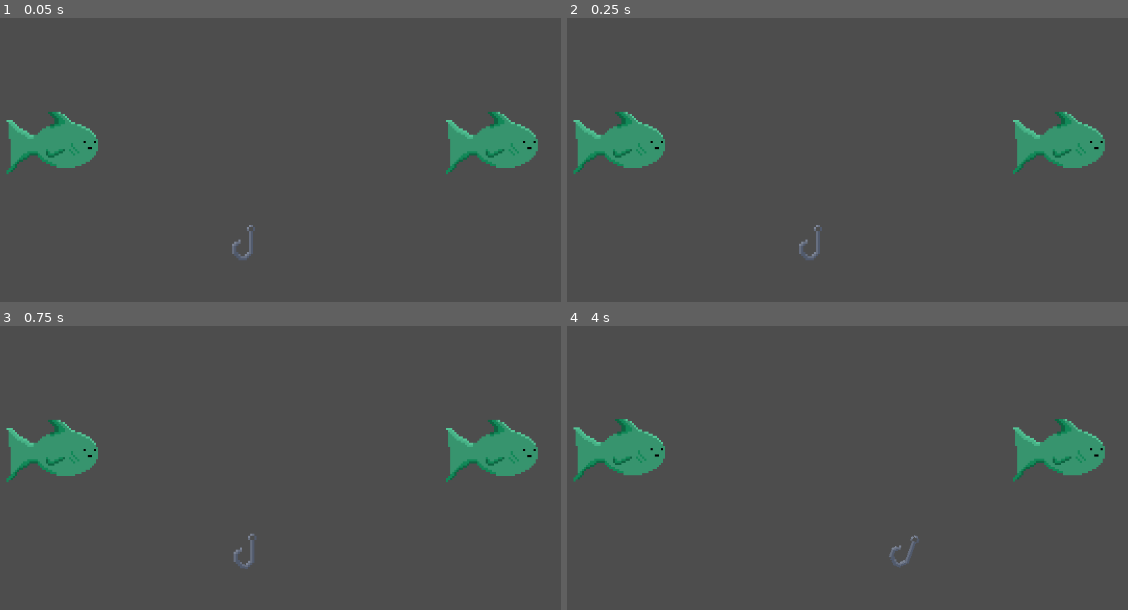
Above: before the commit, frames 1-4 (two rows, left to right).
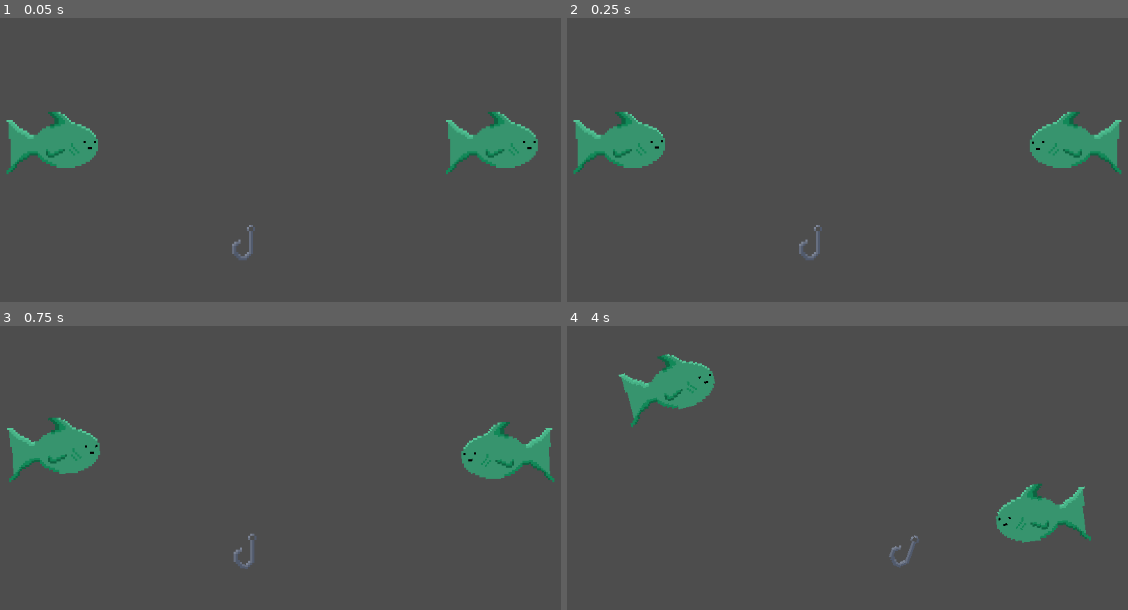
Above: after the commit, the same moments.

Repository: jem557/wizard-fishing
Game: Godot game, scene res://Main.tscn
The game is run twice, just before and just after one commit, with the same random seed, the same clock (stepped at 60 frames per second) and the same inputs.
Inputs (mouse positions are in pixels of both pictures, inside the frame that each line leads up to):
- Up to frame 1 (0.05 s): no input
- Up to frame 2 (0.25 s): no input
- Up to frame 3 (0.75 s): move the mouse to (420, 527) at 0.52 s; hold D (right) from 0.53 s (still down); click (420, 527) at 0.6 s
- Up to frame 4 (4 s): right-click (987, 527) at 0.8 s; move the mouse to (651, 573) at 1.27 s; release D (right) at 1.28 s; hold A (left) 1.28-2.03 s; right-click (651, 573) at 1.35 s; click (651, 573) at 1.55 s; move the mouse to (892, 450) at 2.02 s; hold D (right) 2.03-3.53 s; click (892, 450) at 2.1 s; right-click (892, 450) at 2.3 s; move the mouse to (outside the picture) at 2.77 s; tap Ctrl (lower) at 2.85 s; click (outside the picture) at 3.05 s; move the mouse to (outside the picture) at 3.52 s; hold A (left) from 3.53 s (still down); hold Space (reel) from 3.53 s (still down); right-click (outside the picture) at 3.8 s

Frame 1 is identical in both runs. In frame 2, 1.6% of the frame differs, in the area x 15-99%, y 33-55%; in frame 3, 2.3%; in frame 4, 8.5%, in the area x 1-96%, y 9-77%.
Error before the commit: Invalid access to property or key 'dead' on a base object of type 'Nil'. (res://Scripts/States/Fish)

Commit message:
Add StaminaComponent and implement FishFight
Introduce a StaminaComponent and integrate stamina-based fight mechanics for fish. Carp scene updated to include a StaminaComponent and stamina-related stats; Fish class and State base now expose stamina. Added new FishFight state (and FishDead file) to handle attached/fight behavior using stamina and strength comparisons, and swapped transitions from idle/wander to FishFight when attached. HealthComponent refactored to store base_str, recalc strength from hp ratio, and added calc_dif; update_str signature changed. AttachmentComponent renamed lock_position params for clarity. Hook/StandardHook now expose stats and include a test 'heal' input branch; Main.tscn toggles Area2D monitoring off. EntityUtils now initializes stamina_component, and StateMachine prints transitions for debugging.

Diff:
--- a/Main.tscn
+++ b/Main.tscn
@@ -23,6 +23,7 @@
 position = Vector2(0, -98)
 collision_layer = 2
 collision_mask = 2
+monitoring = false
 script = ExtResource("1_cm0pq")
 
 [node name="CollisionShape2D" type="CollisionShape2D" parent="Area2D" unique_id=713691364]
--- a/Scenes/StandardHook.tscn
+++ b/Scenes/StandardHook.tscn
@@ -2,6 +2,7 @@
 
 [ext_resource type="Texture2D" uid="uid://coyxdt4lbgh77" path="res://Sprites/Hook.png" id="1_ftent"]
 [ext_resource type="Script" uid="uid://cd81d7ta3bepl" path="res://Scripts/Classes/Player/Hooks/StandardHook.gd" id="1_ppkf6"]
+[ext_resource type="Script" uid="uid://cyov3gumm7hoj" path="res://Resources/PlayerStats.gd" id="2_lh3rt"]
 [ext_resource type="Script" uid="uid://3hhsfpwpbjv2" path="res://Scripts/Components/InputComponent.gd" id="3_8jl6u"]
 [ext_resource type="Script" uid="uid://bmle53grg1ns0" path="res://Scripts/Components/MovementComponent.gd" id="4_8jl6u"]
 [ext_resource type="Script" uid="uid://db5qeteg1cfmx" path="res://Scripts/Classes/General/StateMachine.gd" id="5_t3ma8"]
@@ -9,6 +10,11 @@
 [ext_resource type="Script" uid="uid://k8ylke1ykpsq" path="res://Scripts/States/Hook States/Hook Moving.gd" id="6_qnb63"]
 [ext_resource type="Script" uid="uid://26dtgakl2hiq" path="res://Resources/AttachPoint.gd" id="7_ppkf6"]
 [ext_resource type="Script" uid="uid://b85v88f413q8l" path="res://Scripts/Components/AnimationComponent.gd" id="9_d585w"]
+
+[sub_resource type="Resource" id="Resource_gbpf2"]
+script = ExtResource("2_lh3rt")
+strength = 3
+metadata/_custom_type_script = "uid://cyov3gumm7hoj"
 
 [sub_resource type="SpriteFrames" id="SpriteFrames_lh3rt"]
 animations = [{
@@ -33,6 +39,7 @@
 [node name="StandardHook" type="CharacterBody2D" unique_id=34557212 node_paths=PackedStringArray("attachment_component", "input_component", "movement_component") groups=["hook"]]
 motion_mode = 1
 script = ExtResource("1_ppkf6")
+stats = SubResource("Resource_gbpf2")
 attachment_component = NodePath("AttachmentComponent")
 input_component = NodePath("InputComponent")
 movement_component = NodePath("MovementComponent")
@@ -66,9 +73,9 @@
 initial_state = NodePath("HookMoving")
 metadata/_custom_type_script = "uid://db5qeteg1cfmx"
 
-[node name="HookMoving" type="Node" parent="StateMachine" unique_id=2009337701 node_paths=PackedStringArray("c_body", "movement", "input")]
+[node name="HookMoving" type="Node" parent="StateMachine" unique_id=2009337701 node_paths=PackedStringArray("c_body", "input", "movement")]
 script = ExtResource("6_qnb63")
 c_body = NodePath("../..")
+input = NodePath("../../InputComponent")
 movement = NodePath("../../MovementComponent")
-input = NodePath("../../InputComponent")
 metadata/_custom_type_script = "uid://k8ylke1ykpsq"
--- a/Scenes/carp.tscn
+++ b/Scenes/carp.tscn
@@ -7,16 +7,19 @@
 [ext_resource type="Script" uid="uid://vwqptnps22e1" path="res://Scripts/Components/BehaviorComponent.gd" id="4_b7djs"]
 [ext_resource type="Script" uid="uid://0kchsj3yn6ma" path="res://Scripts/States/Fish States/FishIdle.gd" id="4_h07dj"]
 [ext_resource type="Script" uid="uid://b85v88f413q8l" path="res://Scripts/Components/AnimationComponent.gd" id="4_w6trt"]
-[ext_resource type="Script" uid="uid://csgtmq1tgh1rs" path="res://Scripts/States/Fish States/FishHooked.gd" id="5_axd6t"]
+[ext_resource type="Script" uid="uid://csgtmq1tgh1rs" path="res://Scripts/States/Fish States/FishDead.gd" id="5_axd6t"]
 [ext_resource type="Script" uid="uid://fwxqev8s5ye5" path="res://Scripts/Components/DetectionComponent.gd" id="5_mwdad"]
 [ext_resource type="Script" uid="uid://4bnomx5htv07" path="res://Scripts/States/Fish States/Fish Wander.gd" id="6_t3lfn"]
 [ext_resource type="Script" uid="uid://db5qeteg1cfmx" path="res://Scripts/Classes/General/StateMachine.gd" id="6_v5qca"]
 [ext_resource type="Script" uid="uid://cfua2gsci1mca" path="res://Scripts/Components/AttachmentComponent.gd" id="7_t3lfn"]
 [ext_resource type="Script" uid="uid://26dtgakl2hiq" path="res://Resources/AttachPoint.gd" id="8_6knf2"]
+[ext_resource type="Script" uid="uid://3coxifw0am54" path="res://Scripts/States/Fish States/FishFight.gd" id="9_r8il8"]
 [ext_resource type="Script" uid="uid://cqt0wgx05x1jm" path="res://Scripts/Components/HealthComponent.gd" id="14_nghs7"]
+[ext_resource type="Script" uid="uid://v2q3e70isucv" path="res://Scripts/Components/StaminaComponent.gd" id="16_rlk8i"]
 
 [sub_resource type="Resource" id="Resource_ft62u"]
 script = ExtResource("2_00tcj")
+s_regen = 20
 strength = 25
 agility = 4
 intelligence = 2
@@ -50,7 +53,7 @@
 color = Color(0.4, 0.88235295, 0, 1)
 metadata/_custom_type_script = "uid://26dtgakl2hiq"
 
-[node name="Carp" type="CharacterBody2D" unique_id=105487856 node_paths=PackedStringArray("attachment_component", "behavior_component", "detection_component", "movement_component", "animation_component", "health_component") groups=["fish"]]
+[node name="Carp" type="CharacterBody2D" unique_id=105487856 node_paths=PackedStringArray("attachment_component", "behavior_component", "detection_component", "movement_component", "animation_component", "health_component", "stamina_component") groups=["fish"]]
 z_index = 1
 collision_layer = 2
 collision_mask = 2
@@ -62,6 +65,7 @@
 movement_component = NodePath("MovementComponent")
 animation_component = NodePath("AnimationComponent")
 health_component = NodePath("HealthComponent")
+stamina_component = NodePath("StaminaComponent")
 
 [node name="AnimationComponent" type="AnimatedSprite2D" parent="." unique_id=1031144534]
 sprite_frames = SubResource("SpriteFrames_nghs7")
@@ -78,13 +82,14 @@
 initial_state = NodePath("FishWander")
 metadata/_custom_type_script = "uid://db5qeteg1cfmx"
 
-[node name="FishWander" type="Node" parent="StateMachine" unique_id=492781893 node_paths=PackedStringArray("c_body", "animation", "attachment", "behavior", "detection", "movement")]
+[node name="FishWander" type="Node" parent="StateMachine" unique_id=492781893 node_paths=PackedStringArray("c_body", "animation", "attachment", "behavior", "detection", "health", "movement")]
 script = ExtResource("6_t3lfn")
 c_body = NodePath("../..")
 animation = NodePath("../../AnimationComponent")
 attachment = NodePath("../../AttachmentComponent")
 behavior = NodePath("../../BehaviorComponent")
 detection = NodePath("../../DetectionComponent")
+health = NodePath("../../HealthComponent")
 movement = NodePath("../../MovementComponent")
 metadata/_custom_type_script = "uid://4bnomx5htv07"
 
@@ -99,14 +104,27 @@
 movement = NodePath("../../MovementComponent")
 metadata/_custom_type_script = "uid://0kchsj3yn6ma"
 
-[node name="FishDead" type="Node" parent="StateMachine" unique_id=2084607556 node_paths=PackedStringArray("c_body", "attachment", "behavior", "detection", "movement")]
+[node name="FishDead" type="Node" parent="StateMachine" unique_id=2084607556 node_paths=PackedStringArray("c_body", "attachment", "behavior", "detection", "health", "movement")]
 script = ExtResource("5_axd6t")
 c_body = NodePath("../..")
 attachment = NodePath("../../AttachmentComponent")
 behavior = NodePath("../../BehaviorComponent")
 detection = NodePath("../../DetectionComponent")
+health = NodePath("../../HealthComponent")
 movement = NodePath("../../MovementComponent")
 metadata/_custom_type_script = "uid://csgtmq1tgh1rs"
+
+[node name="FishFight" type="Node" parent="StateMachine" unique_id=135900373 node_paths=PackedStringArray("c_body", "animation", "attachment", "behavior", "detection", "health", "movement", "stamina")]
+script = ExtResource("9_r8il8")
+c_body = NodePath("../..")
+animation = NodePath("../../AnimationComponent")
+attachment = NodePath("../../AttachmentComponent")
+behavior = NodePath("../../BehaviorComponent")
+detection = NodePath("../../DetectionComponent")
+health = NodePath("../../HealthComponent")
+movement = NodePath("../../MovementComponent")
+stamina = NodePath("../../StaminaComponent")
+metadata/_custom_type_script = "uid://3coxifw0am54"
 
 [node name="MovementComponent" type="Node" parent="." unique_id=123075426]
 script = ExtResource("1_p6g6f")
@@ -141,3 +159,7 @@
 [node name="HealthComponent" type="Node" parent="." unique_id=1986479439]
 script = ExtResource("14_nghs7")
 metadata/_custom_type_script = "uid://cqt0wgx05x1jm"
+
+[node name="StaminaComponent" type="Node" parent="." unique_id=1623976279]
+script = ExtResource("16_rlk8i")
+metadata/_custom_type_script = "uid://v2q3e70isucv"
--- a/Scripts/Classes/Fish/Fish.gd
+++ b/Scripts/Classes/Fish/Fish.gd
@@ -10,6 +10,7 @@
 @export var movement_component : MovementComponent
 @export var animation_component : AnimationComponent
 @export var health_component : HealthComponent
+@export var stamina_component : StaminaComponent
 
 var attached : bool = false
 
--- a/Scripts/Classes/General/State.gd
+++ b/Scripts/Classes/General/State.gd
@@ -12,6 +12,7 @@
 @export var health : HealthComponent
 @export var input : InputComponent
 @export var movement : MovementComponent
+@export var stamina : StaminaComponent
 
 signal Transitioned
 
--- a/Scripts/Classes/General/StateMachine.gd
+++ b/Scripts/Classes/General/StateMachine.gd
@@ -37,3 +37,4 @@
 	new_state.Enter()
 
 	current_state = new_state
+	print(state, new_state)
--- a/Scripts/Classes/Player/Hooks/Hook.gd
+++ b/Scripts/Classes/Player/Hooks/Hook.gd
@@ -1,5 +1,7 @@
 extends CharacterBody2D
 class_name hook
+
+@export var stats : PlayerStats
 
 @export_group("Components")
 @export var attachment_component : AttachmentComponent
--- a/Scripts/Classes/Player/Hooks/StandardHook.gd
+++ b/Scripts/Classes/Player/Hooks/StandardHook.gd
@@ -9,3 +9,7 @@
 		var fish : Fish = get_tree().get_first_node_in_group("fish")
 		fish.health_component.damage(10)
 		print(fish.health_component.hp, " ", fish.health_component._str)
+	if Input.is_action_just_pressed("heal"):
+		var fish : Fish = get_tree().get_first_node_in_group("fish")
+		fish.health_component.heal(10)
+		print(fish.health_component.hp, " ", fish.health_component._str)
--- a/Scripts/Components/AttachmentComponent.gd
+++ b/Scripts/Components/AttachmentComponent.gd
@@ -49,8 +49,8 @@
 func _detach():
 	attached_body.attached = false
 
-func _lock_position(AP : Node2D, H_AP : Node2D):
-	var offset = H_AP.global_position - AP.global_position
+func _lock_position(ap : Node2D, target_ap : Node2D):
+	var offset = target_ap.global_position - ap.global_position
 	body.global_position += offset
 
 func _follow(target, delta)-> void:
--- a/Scripts/Components/HealthComponent.gd
+++ b/Scripts/Components/HealthComponent.gd
@@ -5,6 +5,7 @@
 
 var max_hp : int
 var hp : int
+var base_str : int
 var _str : int
 var dead : bool
 var hp_ratio : float
@@ -17,25 +18,33 @@
 	body = pbody
 	max_hp = body.stats.max_health
 	hp = max_hp
-	if body.stats is FishStats:
-		_str = body.stats.strength
+	if body.stats:
+		base_str = body.stats.strength
+		_str = base_str
 
 func damage(amount : int):
 	hp = hp - amount
-	update_str()
+	update_str(false)
 
 func heal(amount : int):
 	hp = hp + amount
-	update_str()
+	update_str(true)
 
 func revive(amount):
 	hp = amount
 	dead = false
 
-func update_str():
+func update_str(restore : bool):
 	if body is Fish:
-		hp_ratio = float(hp) / float(max_hp)
-		_str = _str * sqrt(hp_ratio)
-		print(hp_ratio)
+			hp_ratio = float(hp) / float(max_hp)
+			_str = base_str * sqrt(hp_ratio)
+			print(_str, hp_ratio)
 	else:
 		return
+
+func calc_dif(target_str):
+	var str_dif : int = _str - target_str
+	if str_dif < 0:
+		str_dif -= base_str
+		str_dif = abs(str_dif)
+	return str_dif
--- /dev/null
+++ b/Scripts/Components/StaminaComponent.gd
@@ -0,0 +1,33 @@
+class_name StaminaComponent
+extends Node
+
+var body
+
+var max_stamina : int
+var stamina : float
+var base_agil : int
+var _agil : int
+var stamina_ratio : float
+var wt : float
+var stamina_regen : float
+
+func initialize(pbody):
+	body = pbody
+	if body.stats:
+		max_stamina = body.stats.max_stamina
+		stamina = max_stamina
+		base_agil = body.stats.agility
+		_agil = base_agil
+		stamina_regen = body.stats.s_regen
+		wt = body.stats.weight
+
+func rest(delta):
+	if stamina < max_stamina:
+		stamina += stamina_regen * delta
+		print("resting: ", stamina)
+	else:
+		return
+
+func drain(delta):
+	stamina -= stamina_regen * delta
+	print("draining: ",stamina)
--- a/Scripts/States/Fish States/Fish Wander.gd
+++ b/Scripts/States/Fish States/Fish Wander.gd
@@ -1,5 +1,6 @@
+class_name FishWander
 extends State
-class_name FishWander
+
 
 var seconds : float = 0
 
@@ -10,7 +11,7 @@
 	if not health.dead:
 		seconds -= _delta
 		if c_body.attached:
-			Transitioned.emit(self, "FishDead")
+			Transitioned.emit(self, "FishFight")
 		else:
 			if seconds >= 0:
 				movement.move_dir = behavior.move_dir
--- /dev/null
+++ b/Scripts/States/Fish States/FishDead.gd
@@ -0,0 +1,26 @@
+class_name FishDead
+extends State
+
+
+var AP
+var H_AP
+var h_body
+
+func Enter():
+	if c_body.attached:
+		c_body = movement.body
+		AP = attachment.active_AP
+		H_AP = attachment.attached_AP
+		h_body = attachment.attached_body
+		detection._toggle_hook_area("area_" + AP.name, false)
+		if AP.position.x > 0:
+			movement.rotation_offset = -(PI / 2)
+		else:
+			movement.rotation_offset = (PI / 2)
+func Physics_Update(_delta: float):
+	if c_body.attached:
+		movement._rotateX(_delta, h_body)
+		attachment._lock_position(AP, H_AP)
+	elif not c_body.attached:
+		detection._toggle_hook_area("area_" + AP.name, true)
+		Transitioned.emit(self, "FishSink")
--- a/Scripts/States/Fish States/FishFight.gd
+++ b/Scripts/States/Fish States/FishFight.gd
@@ -1,20 +1,33 @@
+class_name FishFight
 extends State
 
 var h_body : hook
 var resting : bool
 
-var stamina
-var fish_str
-var player_str
+var AP
+var H_AP
 
 func Enter():
+	c_body = movement.body
 	h_body = attachment.attached_body
+	AP = attachment.active_AP
+	H_AP = attachment.attached_AP
+	detection._toggle_hook_area("area_" + AP.name, false)
 	movement.rotation_offset = 0
+	c_body.attached = true
 
 func Physics_Update(_delta: float):
-	if c_body.stats.stamina > 0  and not resting and c_body.stats.str > h_body.p_stats.str:
+	if stamina.stamina > 0  and not resting and health._str > h_body.stats.strength:
+		h_body.attachment_component._lock_position(H_AP, AP)
+		behavior._roam()
+		movement._rotateY(_delta)
 		movement.move(_delta)
-	elif c_body.stats.stamina <= 0:
+		animation.flip()
+		stamina.drain(_delta)
+	elif stamina.stamina <= 0:
 		resting = true
-		stamina += 1 * _delta
-		c_body.rest()
+	if resting:
+		h_body.attachment_component._lock_position(H_AP, AP)
+		stamina.rest(_delta)
+	if stamina.stamina >= stamina.max_stamina:
+		resting = false
--- a/Scripts/States/Fish States/FishHooked.gd
+++ /dev/null
@@ -1,24 +0,0 @@
-extends State
-class_name FishHooked
-
-var AP
-var H_AP
-var _hook
-
-func Enter():
-	c_body = movement.body
-	AP = attachment.active_AP
-	H_AP = attachment.attached_AP
-	_hook = attachment.attached_body
-	detection._toggle_hook_area("area_" + AP.name, false)
-	if AP.position.x > 0:
-		movement.rotation_offset = -(PI / 2)
-	else:
-		movement.rotation_offset = (PI / 2)
-	c_body.attached = true
-func Physics_Update(_delta: float):
-	if c_body.attached:
-		movement._rotateX(_delta, _hook)
-		attachment._lock_position(AP, H_AP)
-	elif not c_body.attached:
-		Transitioned.emit(self, "FishSink")
--- a/Scripts/States/Fish States/FishIdle.gd
+++ b/Scripts/States/Fish States/FishIdle.gd
@@ -1,5 +1,6 @@
+class_name FishIdle
 extends State
-class_name FishIdle
+
 
 var seconds : float
 
@@ -11,7 +12,7 @@
 	seconds -= _delta
 	if not health.dead:
 		if c_body.attached:
-			Transitioned.emit(self, "FishDead")
+			Transitioned.emit(self, "FishFight")
 		else:
 			if seconds > 0:
 				movement.move(_delta)
--- a/Scripts/Static Helpers/EntityUtils.gd
+++ b/Scripts/Static Helpers/EntityUtils.gd
@@ -20,3 +20,5 @@
 			entity.behavior_component.areas = entity.detection_component.areas
 	if "health_component" in entity and entity.health_component != null:
 		entity.health_component.initialize(entity)
+	if "stamina_component" in entity and entity.stamina_component != null:
+		entity.stamina_component.initialize(entity)
--- a/project.godot
+++ b/project.godot
@@ -74,6 +74,11 @@
 "events": [Object(InputEventKey,"resource_local_to_scene":false,"resource_name":"","device":-1,"window_id":0,"alt_press …(195 unchanged characters)…
 ]
 }
+heal={
+"deadzone": 0.2,
+"events": [Object(InputEventMouseButton,"resource_local_to_scene":false,"resource_name":"","device":-1,"window_id":0,"alt_pressed":false,"shift_pressed":false,"ctrl_pressed":false,"meta_pressed":false,"button_mask":2,"position":Vector2(157, 18),"global_position":Vector2(169, 78),"factor":1.0,"button_index":2,"canceled":false,"pressed":true,"double_click":false,"script":null)
+]
+}
 
 [physics]
 
Not shown, added: Scripts/Components/StaminaComponent.gd.uid
Renamed: Scripts/States/Fish States/FishHooked.gd.uid -> Scripts/States/Fish States/FishDead.gd.uid
